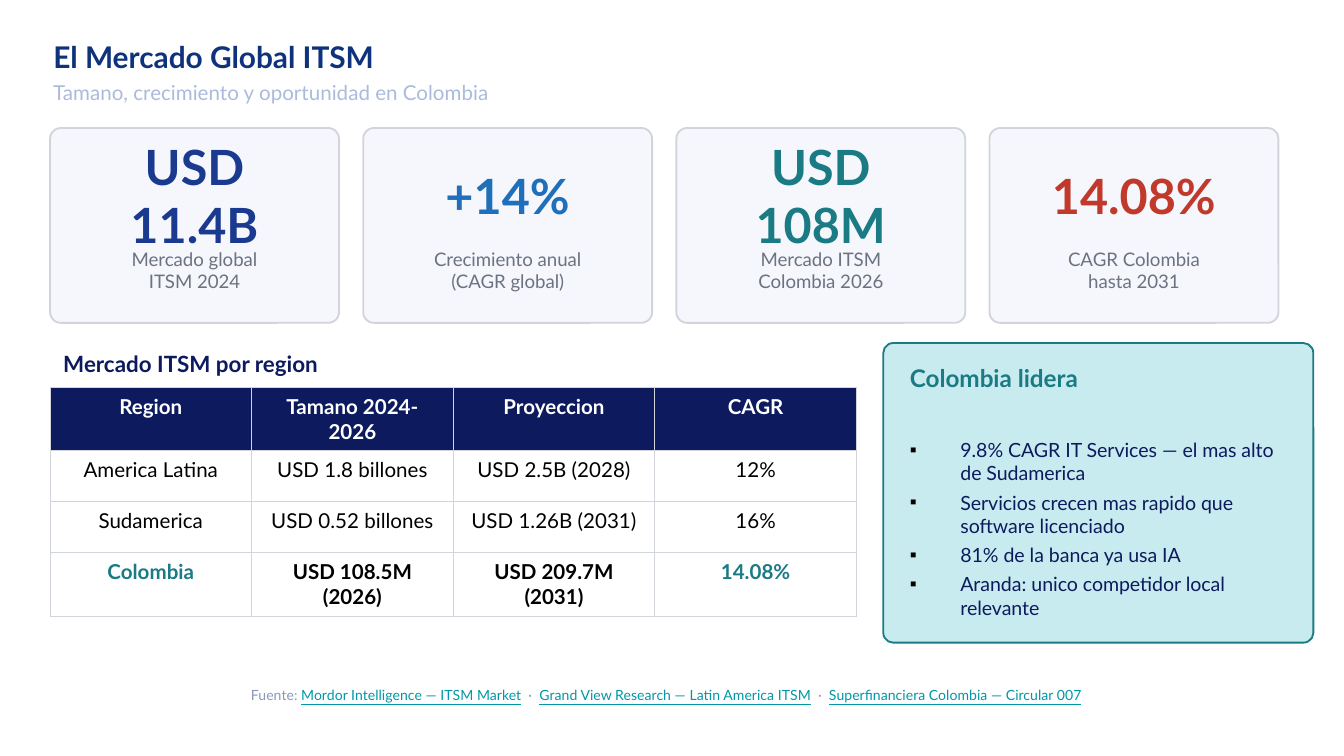
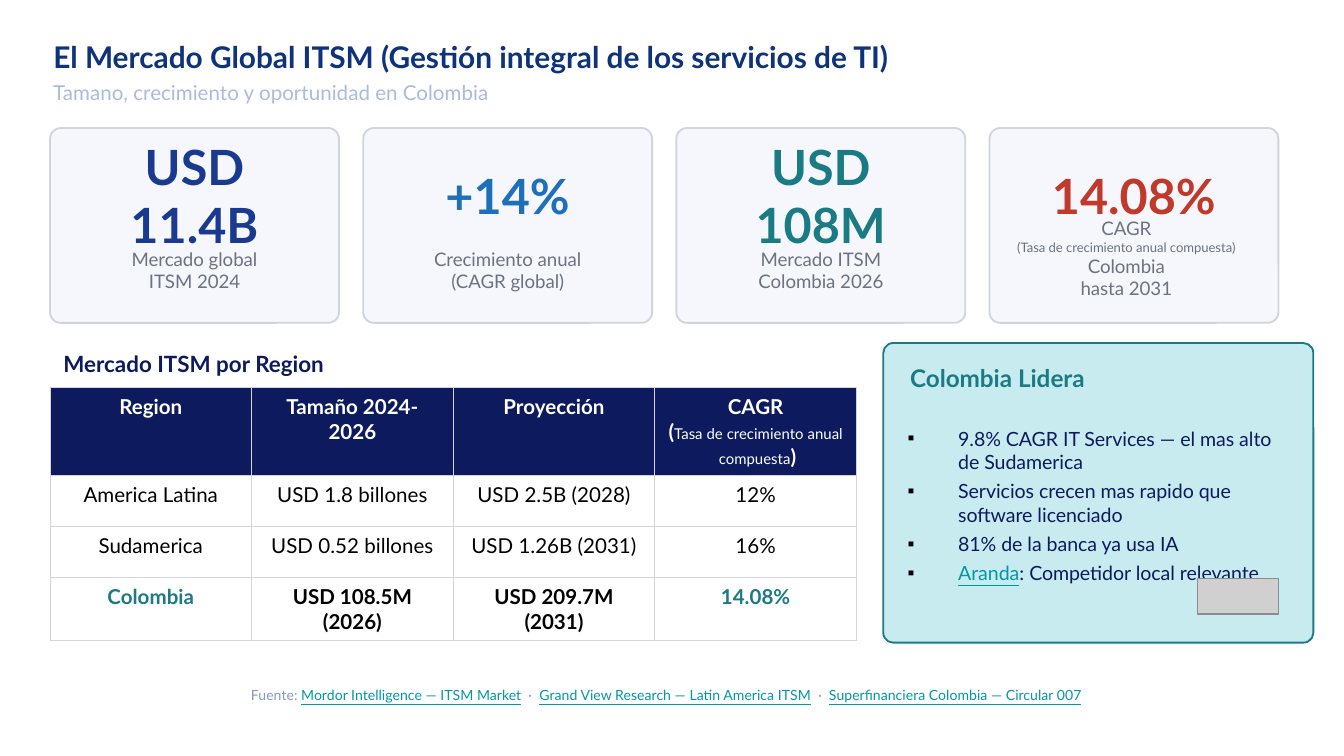
Before and after one commit to nataliazarthapersonalsoft/mesadeservicio-modernizacionaplicaciones, a slide deck: slide 8 of 01-Ideacion/01-benchmarking/Benchmarking Mesa de Servicio.pptx. Drawn at 1344x756 pixels with LibreOffice and Linux fonts; fonts in the diff are those of the drawing; grey boxes stand for pictures; background and template pictures are left out. Boxes give left, top, right and bottom in pixels: in the first picture for what was removed or moved away, otherwise in the second. Text is boxed around its words. In the diff, an @@ line names an element or a change of style, - is before the commit and + after.

```diff
--- a/01-Ideacion/01-benchmarking/Benchmarking Mesa de Servicio.pptx
+++ b/01-Ideacion/01-benchmarking/Benchmarking Mesa de Servicio.pptx
@@ title at <box>53,44,888,74</box>: text changed @@
-El Mercado Global ITSM
+El Mercado Global ITSM (Gestión integral de los servicios de TI)
@@ text "CAGR (Tasa de crecimiento anual ...": place and size @@
-text "CAGR (Tasa de crecimiento anual ..." at <box>1068,252,1200,288</box>
+text "CAGR (Tasa de crecimiento anual ..." at <box>1017,221,1236,295</box>
@@ text at <box>1017,221,1236,273</box>: text changed; size 10 to 7 pt @@
-CAGR Colombia
+CAGR (Tasa de crecimiento anual compuesta) Colombia
@@ text at <box>63,355,324,376</box>: text changed @@
-Mercado ITSM por region
+Mercado ITSM por Region
@@ table at <box>50,387,856,640</box> @@
-row 1: Region | Tamano 2024-2026 | Proyeccion | CAGR
+row 1: Region | Tamaño 2024-2026 | Proyección | CAGR (Tasa de crecimiento anual compuesta)
@@ text "9.8% CAGR IT Services — ...": place and size @@
-text "9.8% CAGR IT Services — ..." at <box>960,442,1273,615</box>
+text "9.8% CAGR IT Services — ..." at <box>958,431,1271,584</box>
@@ text at <box>910,369,1085,387</box>: text changed @@
-Colombia lidera
+Colombia Lidera
@@ text at <box>958,565,1259,584</box>: text changed @@
-▪ Aranda: unico competidor local relevante
+▪ Aranda: Competidor local relevante
@@ picture added at <box>1198,579,1278,614</box> @@
```
Also in this commit, not shown: 7 other slides changed, 1 slide added, 3 other files.
